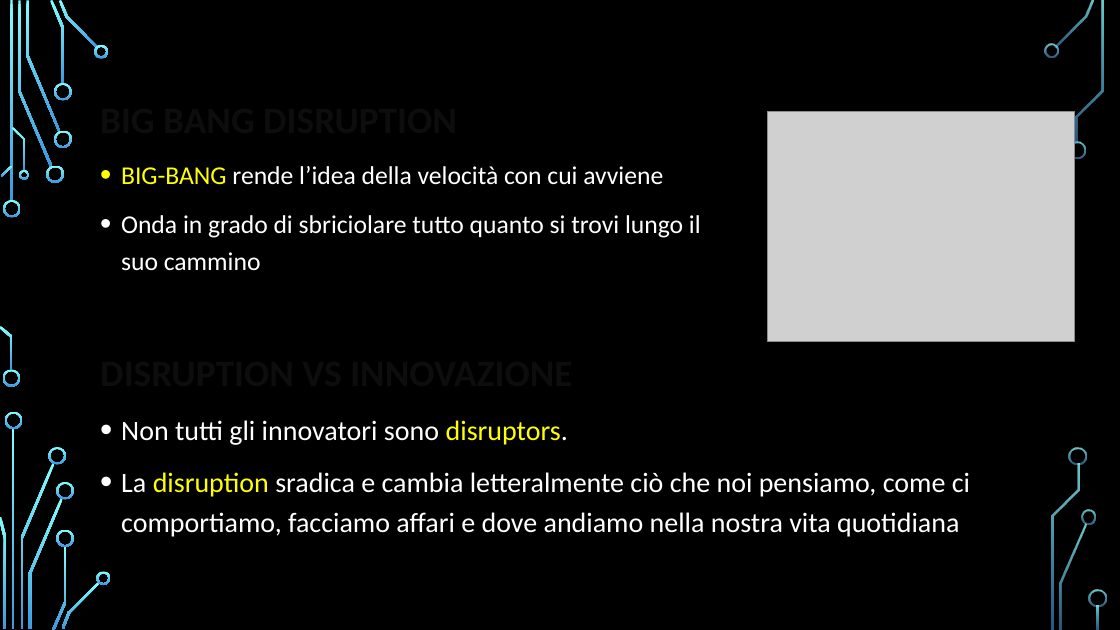
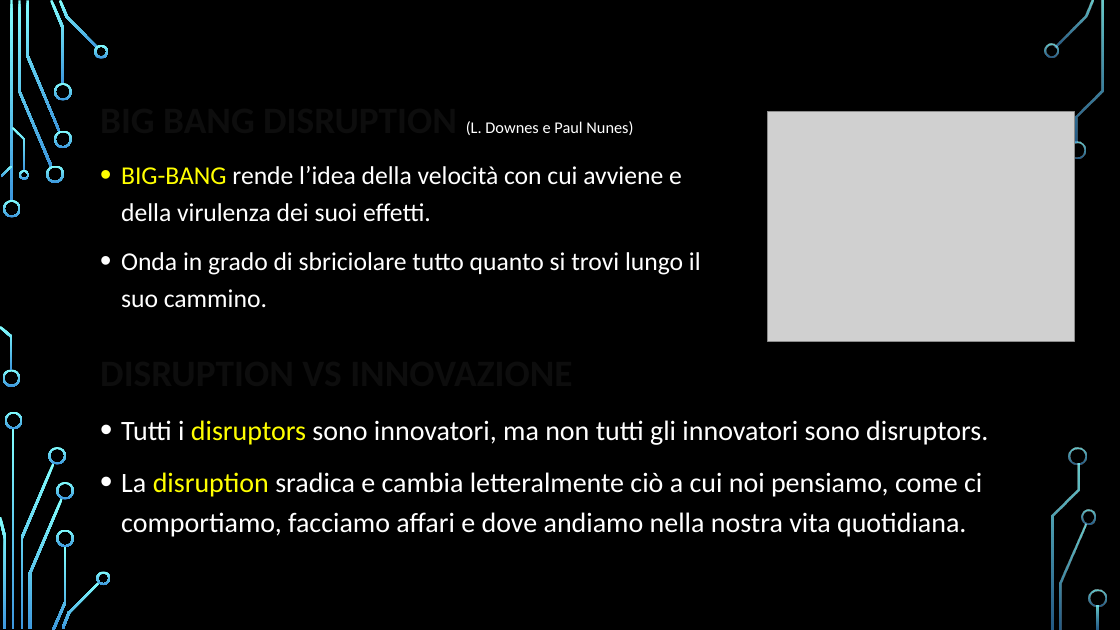
Before and after one commit to yan0z/ISW, a slide deck: slide 2 of ["Quesito 3 Team"]/PresentazioneFabio.pptx. Drawn at 1120x630 pixels with LibreOffice and Linux fonts; fonts in the diff are those of the drawing; grey boxes stand for pictures; background and template pictures are left out. Boxes give left, top, right and bottom in pixels: in the first picture for what was removed or moved away, otherwise in the second. Text is boxed around its words. In the diff, an @@ line names an element or a change of style, - is before the commit and + after.

```diff
--- a/["Quesito 3 Team"]/PresentazioneFabio.pptx
+++ b/["Quesito 3 Team"]/PresentazioneFabio.pptx
@@ text at (x1=121, y1=121, x2=701, y2=308): text changed @@
-BIG BANG DISRUPTION
-• BIG-BANG rende l’idea della velocità con cui avviene
-• Onda in grado di sbriciolare tutto quanto si trovi lungo il suo cammino
+BIG BANG DISRUPTION (L. Downes e Paul Nunes)
+• BIG-BANG rende l’idea della velocità con cui avviene e della virulenza dei suoi effetti.
+• Onda in grado di sbriciolare tutto quanto si trovi lungo il suo cammino.
@@ text at (x1=121, y1=420, x2=988, y2=537): text changed @@
-• Non tutti gli innovatori sono disruptors.
-• La disruption sradica e cambia letteralmente ciò che noi pensiamo, come ci comportiamo, facciamo affari e dove andiamo nella nostra vita quotidiana
+• Tutti i disruptors sono innovatori, ma non tutti gli innovatori sono disruptors.
+• La disruption sradica e cambia letteralmente ciò a cui noi pensiamo, come ci comportiamo, facciamo affari e dove andiamo nella nostra vita quotidiana.
```
Also in this commit, not shown: 2 other slides changed.
